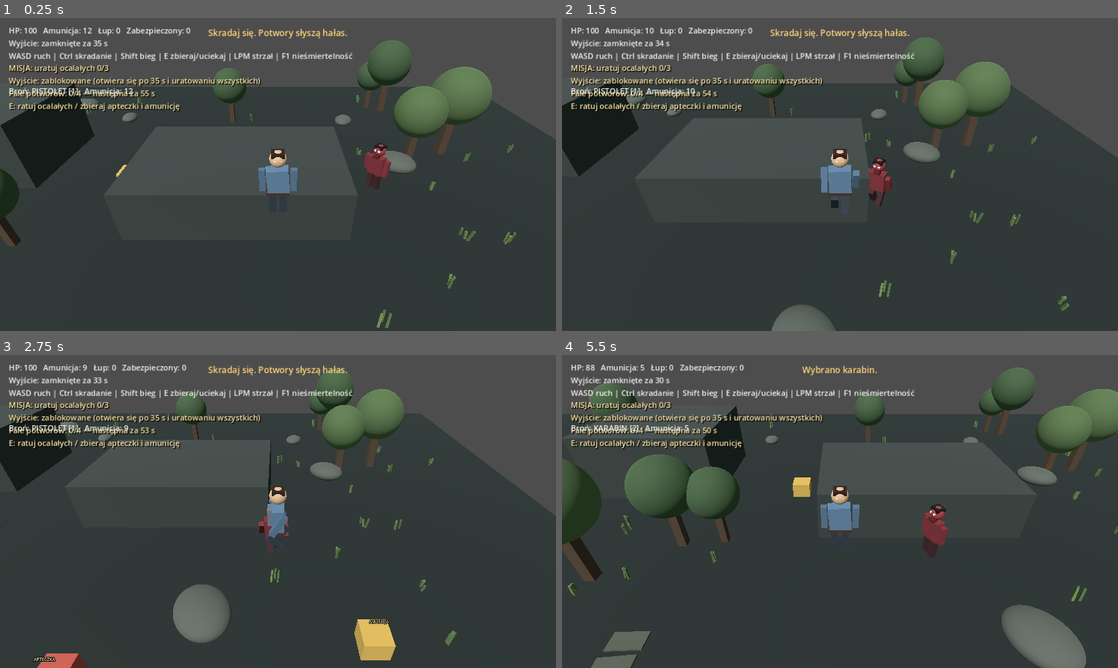
Above: before the commit, frames 1-4 (two rows, left to right).
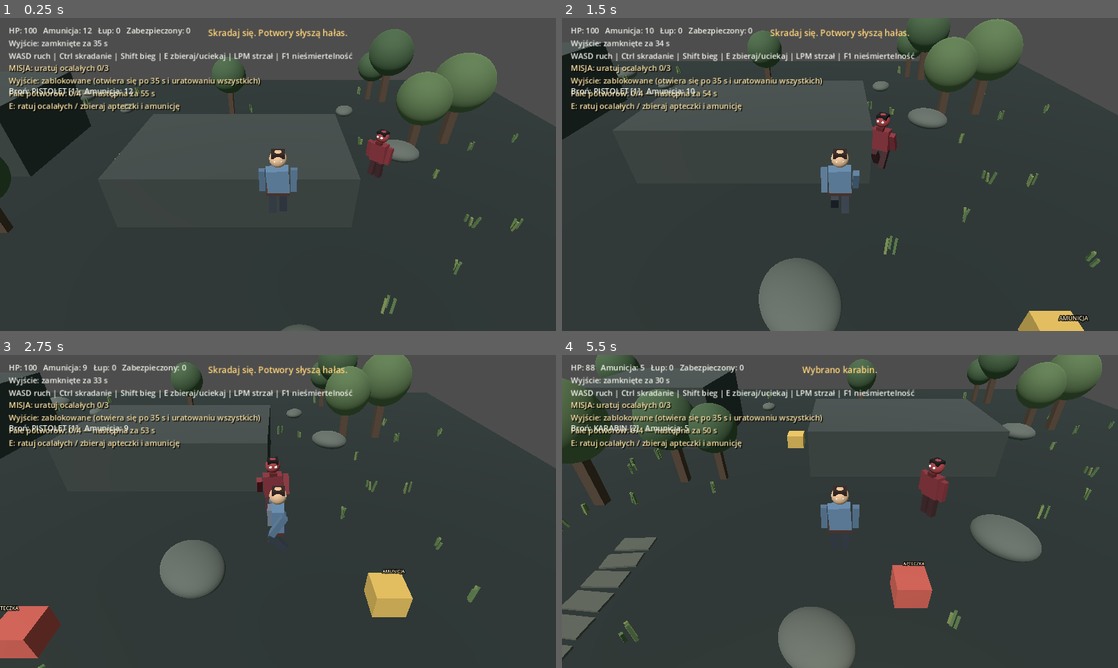
Above: after the commit, the same moments.

Repository: SansDoritos1337/Gameofsurvivals
Game: Godot game, scene res://scenes/Main.tscn
Two runs of this game, one before a commit and one after it. Both use one fixed random seed, a clock stepped at 60 frames per second and the inputs below.
Inputs (mouse positions are in pixels of both pictures, inside the frame that each line leads up to):
- Up to frame 1 (0.25 s): no input
- Up to frame 2 (1.5 s): tap Enter at 0.5 s; move the mouse to (962, 158) at 0.52 s; hold D 0.53-1.28 s; hold Ctrl 0.53-1.28 s; click (962, 158) at 0.67 s; tap Shift at 0.8, 1.35 s; move the mouse to (728, 190) at 1.27 s; hold S from 1.28 s (still down); click (728, 190) at 1.42 s
- Up to frame 3 (2.75 s): tap Ctrl at 1.55 s; move the mouse to (333, 442) at 2.02 s; release S at 2.03 s; hold D from 2.03 s (still down); hold Ctrl from 2.03 s (still down); click (333, 442) at 2.17 s; tap Shift at 2.3 s
- Up to frame 4 (5.5 s): move the mouse to (812, 574) at 2.77 s; release D at 2.78 s; release Ctrl at 2.78 s; hold W 2.78-3.53 s; tap Shift at 2.85, 5.3 s; click (812, 574) at 2.92 s; tap Ctrl at 3.05, 4.55 s; move the mouse to (1006, 558) at 3.52 s; hold Shift 3.53-4.28 s; hold A 3.53-5.03 s; tap 1 at 3.6 s; click (1006, 558) at 3.67 s; move the mouse to (673, 464) at 4.27 s; tap 2 at 4.35 s; click (673, 464) at 4.42 s; move the mouse to (867, 511) at 5.02 s; hold S from 5.03 s (still down); hold E from 5.03 s (still down); click (867, 511) at 5.17 s

The runs differ from the first frame. In frame 1, 7.3% of the frame differs, in the area x 0-100%, y 3-100%; in frame 2, 16%; in frame 3, 17%; in frame 4, 25%, in the area x 0-100%, y 0-100%.

Commit message:
Add scroll-toggle first-person view, vertical camera look, and grounded player movement

Diff:
--- a/scenes/Main.tscn
+++ b/scenes/Main.tscn
@@ -1,6 +1,6 @@
 [gd_scene load_steps=3 format=3]
 
-[ext_resource type="Script" path="res://scripts/AdvancedMain.gd" id="1"]
+[ext_resource type="Script" path="res://scripts/GroundedMain.gd" id="1"]
 [ext_resource type="Script" path="res://scripts/ThirdPersonCamera.gd" id="2"]
 
 [node name="Main" type="Node3D"]
--- /dev/null
+++ b/scripts/GroundedMain.gd
@@ -0,0 +1,48 @@
+extends "res://scripts/AdvancedMain.gd"
+
+const GROUND_GRAVITY := 24.0
+
+func _move_player(delta: float) -> void:
+    var input := Vector2(
+        float(Input.is_key_pressed(KEY_D)) - float(Input.is_key_pressed(KEY_A)),
+        float(Input.is_key_pressed(KEY_W)) - float(Input.is_key_pressed(KEY_S))
+    )
+    var move_direction := Vector3.ZERO
+    if input.length_squared() > 0.0:
+        var camera_basis := camera.global_transform.basis
+        var forward := -camera_basis.z
+        forward.y = 0.0
+        forward = forward.normalized()
+        var right := camera_basis.x
+        right.y = 0.0
+        right = right.normalized()
+        move_direction = right * input.x + forward * input.y
+        if move_direction.length_squared() > 0.0:
+            move_direction = move_direction.normalized()
+
+    var crouching := Input.is_key_pressed(KEY_CTRL)
+    var running := Input.is_key_pressed(KEY_SHIFT) and not crouching
+    var speed := 2.0 if crouching else (6.0 if running else 3.8)
+    player.velocity.x = move_direction.x * speed
+    player.velocity.z = move_direction.z * speed
+    if player.is_on_floor():
+        if player.velocity.y < 0.0:
+            player.velocity.y = -0.5
+    else:
+        player.velocity.y -= GROUND_GRAVITY * delta
+    player.move_and_slide()
+    player.position.x = clampf(player.position.x, -WORLD_LIMIT, WORLD_LIMIT)
+    player.position.z = clampf(player.position.z, -WORLD_LIMIT, WORLD_LIMIT)
+
+    if move_direction.length_squared() > 0.0:
+        player.rotation.y = atan2(move_direction.x, move_direction.z)
+        if running:
+            _make_noise(player.position, 12.0, 0.3)
+        elif not crouching:
+            _make_noise(player.position, 6.0, 0.2)
+
+func _create_player() -> void:
+    super._create_player()
+    # The capsule's bottom rests on the ground, while snap keeps it attached to small uneven spots.
+    player.floor_snap_length = 0.45
+    player.floor_stop_on_slope = true
--- a/scripts/ThirdPersonCamera.gd
+++ b/scripts/ThirdPersonCamera.gd
@@ -5,8 +5,8 @@
 var yaw := 0.0
 var pitch := 12.0
 var distance := 7.0
-var min_pitch := -20.0
-var max_pitch := 30.0
+var min_pitch := -65.0
+var max_pitch := 65.0
 var rotating := false
 var aiming := false
 var default_fov := 55.0
@@ -17,10 +17,18 @@
     Input.mouse_mode = Input.MOUSE_MODE_VISIBLE
 
 func _input(event: InputEvent) -> void:
-    if event is InputEventMouseButton and event.button_index == MOUSE_BUTTON_RIGHT:
-        rotating = event.pressed
-        aiming = event.pressed
-        get_viewport().set_input_as_handled()
+    if event is InputEventMouseButton:
+        if event.button_index == MOUSE_BUTTON_WHEEL_UP and event.pressed:
+            aiming = true
+            rotating = false
+            get_viewport().set_input_as_handled()
+        elif event.button_index == MOUSE_BUTTON_WHEEL_DOWN and event.pressed:
+            aiming = false
+            rotating = false
+            get_viewport().set_input_as_handled()
+        elif event.button_index == MOUSE_BUTTON_RIGHT:
+            rotating = event.pressed
+            get_viewport().set_input_as_handled()
     elif event is InputEventMouseMotion and rotating:
         yaw -= event.relative.x * 0.005
         pitch = clampf(pitch - event.relative.y * 0.005, min_pitch, max_pitch)
@@ -38,14 +46,22 @@
 
     var target := player.global_position + Vector3(0.0, 1.3, 0.0)
     if aiming:
-        # Right mouse aims in first person and narrows the field of view for zoom.
         game_camera.global_position = player.global_position + Vector3(0.0, 1.58, 0.0)
         var look_direction := Vector3(-sin(yaw), sin(deg_to_rad(pitch)), -cos(yaw))
         game_camera.look_at(game_camera.global_position + look_direction, Vector3.UP)
         game_camera.fov = aim_fov
+        _set_player_model_visible(false)
     else:
         var offset := Vector3(0.0, 0.0, distance).rotated(Vector3.UP, yaw)
         offset.y = 3.0 + pitch * 0.15
         game_camera.global_position = target + offset
         game_camera.look_at(target, Vector3.UP)
         game_camera.fov = default_fov
+        _set_player_model_visible(true)
+
+func _set_player_model_visible(visible_in_world: bool) -> void:
+    if player == null:
+        return
+    for child in player.get_children():
+        if child is MeshInstance3D:
+            child.visible = visible_in_world
